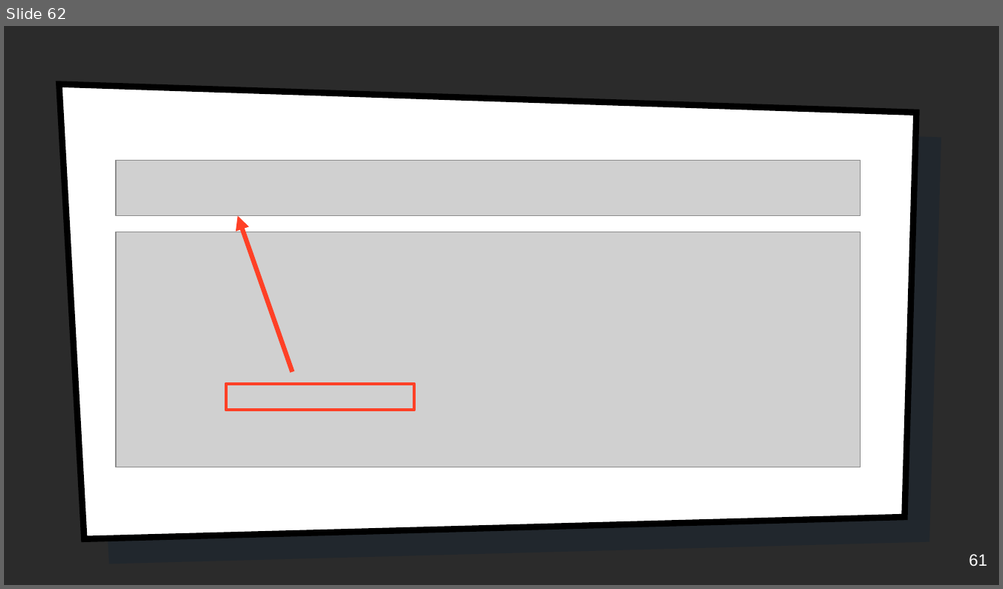
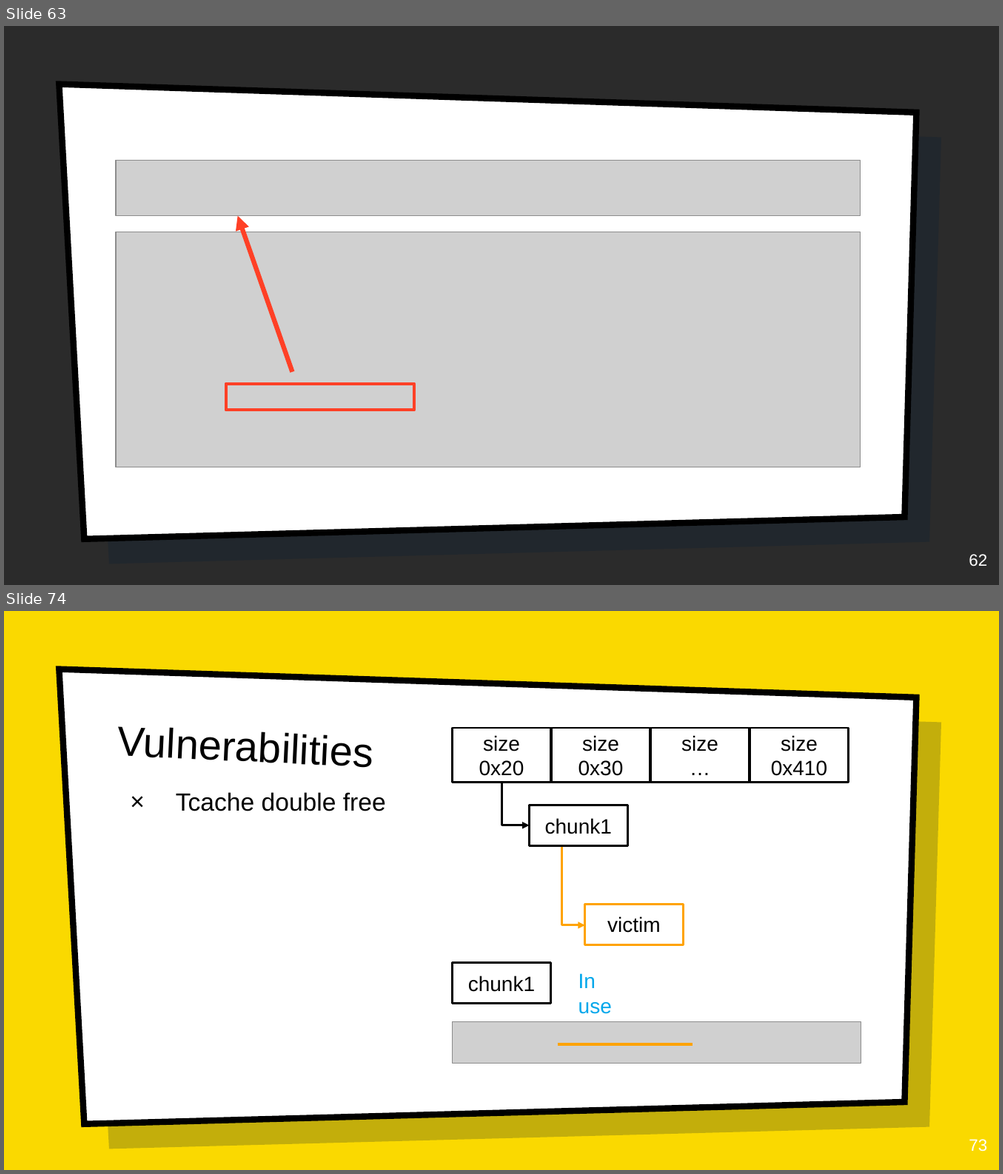
Before and after one commit to tiffanyb/tiffanyb.github.io, a slide deck: courses/cse545/slides/11-heap-4.pptx. Shown one above the other, each under a label of ours: slide 62 before the commit, slides 63 and 74 after it; the slides between them are not shown. The pictures are 1003x589 and 1003x1174 pixels, drawn with LibreOffice and Linux fonts; fonts in the diff are those of the drawing; grey boxes stand for pictures; background and template pictures are left out; a plain dark background stands for a picture behind light text. Boxes give left, top, right and bottom in pixels: in the first picture for what was removed or moved away, otherwise in the second. Text is boxed around its words. In the diff, an @@ line names an element or a change of style, - is before the commit and + after.

```diff
--- a/courses/cse545/slides/11-heap-4.pptx
+++ b/courses/cse545/slides/11-heap-4.pptx
@@ slide 74 added at box(4, 611, 999, 1170), background picture (left out); not listed: 2 template elements that a slide beside it also shows @@
@@ title added at box(116, 726, 373, 768), 40 pt, text #000000 @@
+Vulnerabilities
@@ rectangle added at box(452, 728, 551, 783), fill #FFFFFF, outline #000000 2 pt, 20 pt, text #000000 @@
+size
+0x20
@@ rectangle added at box(552, 728, 650, 783), fill #FFFFFF, outline #000000 2 pt, 20 pt, text #000000 @@
+size
+0x30
@@ rectangle added at box(651, 728, 749, 783), fill #FFFFFF, outline #000000 2 pt, 20 pt, text #000000 @@
+size
+…
@@ rectangle added at box(750, 728, 848, 783), fill #FFFFFF, outline #000000 2 pt, 20 pt, text #000000 @@
+size
+0x410
@@ elbow arrow added from (502, 783) to (529, 826), #000000 2.25 pt @@
@@ text added at box(176, 792, 386, 812), 24 pt, text #000000 @@
+× Tcache double free
@@ rectangle added at box(529, 805, 628, 846), fill #FFFFFF, outline #000000 2 pt, 20 pt, text #000000 @@
+chunk1
@@ elbow arrow added from (561, 847) to (584, 925), #FFA300 2.25 pt @@
@@ rectangle added at box(584, 904, 683, 945), fill #FFFFFF, outline #FFA300 2 pt, 20 pt, text #000000 @@
+victim
@@ rectangle added at box(452, 963, 551, 1004), fill #FFFFFF, outline #000000 2 pt, 20 pt, text #000000 @@
+chunk1
@@ text added at box(578, 974, 612, 1014), 20 pt, text #00A7EB @@
+In use
@@ picture added at box(452, 1023, 861, 1064) @@
@@ line added from (558, 1045) to (693, 1045), #FFA300 3 pt @@
@@ page number added at box(968, 1139, 987, 1152), 16 pt, text #FFFFFF @@
+73
@@ what was slide 62 is now slide 63 @@
@@ page number at box(968, 554, 987, 566): text changed @@
-61
+62
```
Also in this commit, not shown: 2 slides changed, 19 other slides added, 2 slides removed, 23 other files.
